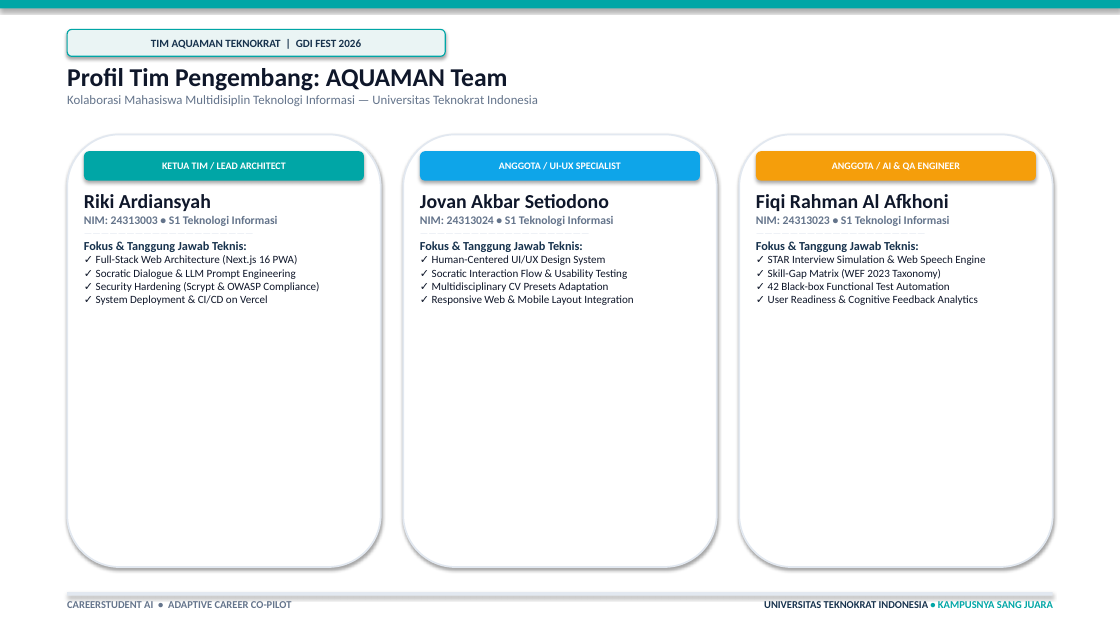
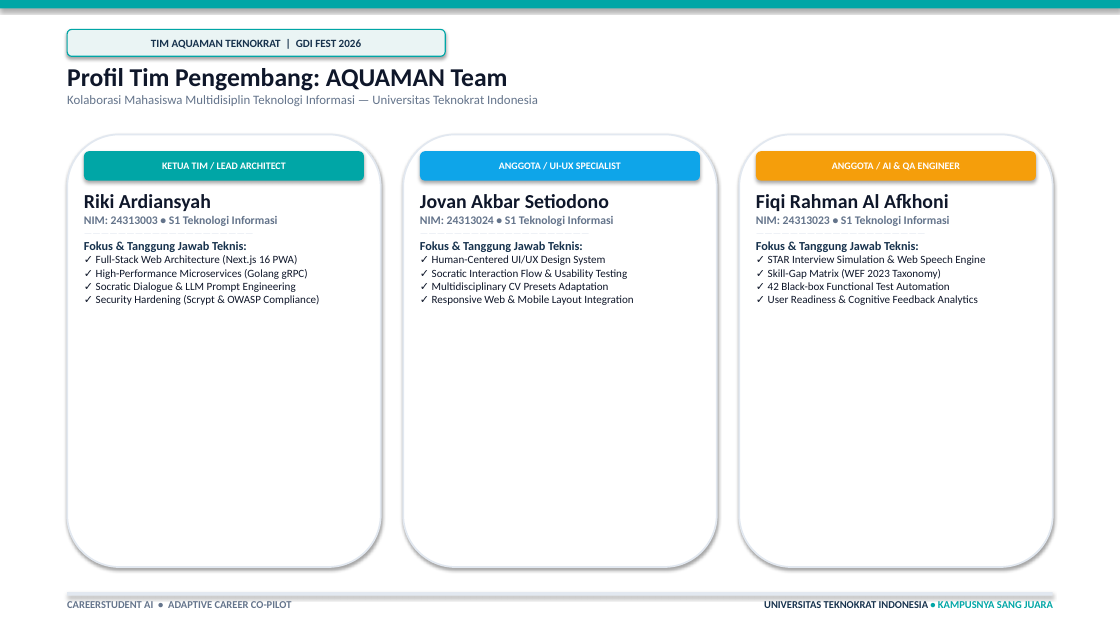
Before and after one commit to rikiardiansyah-web/CareerStudentAI, a slide deck: slide 2 of PitchDeck_CareerStudentAI.pptx. Drawn at 1120x630 pixels with LibreOffice and Linux fonts; fonts in the diff are those of the drawing. Boxes give left, top, right and bottom in pixels: in the first picture for what was removed or moved away, otherwise in the second. Text is boxed around its words. In the diff, an @@ line names an element or a change of style, - is before the commit and + after.

Commit message:
feat(microservice): implement high-performance Golang engine and update pitch deck architecture

```diff
--- a/PitchDeck_CareerStudentAI.pptx
+++ b/PitchDeck_CareerStudentAI.pptx
@@ text at <box>96,269,308,279</box>: paragraph added @@
+✓ High-Performance Microservices (Golang gRPC)
@@ text at <box>96,295,268,305</box>: paragraph removed @@
-✓ System Deployment & CI/CD on Vercel
```
Also in this commit, not shown: 3 other slides changed, 7 other files.
